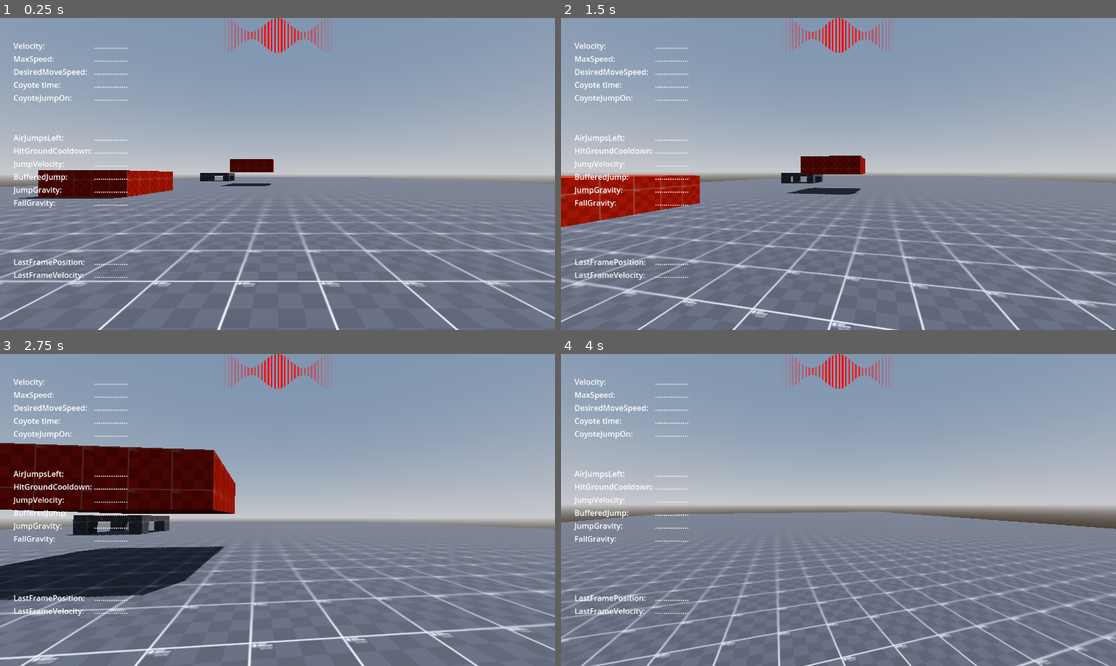
Above: before the commit, frames 1-4 (two rows, left to right).
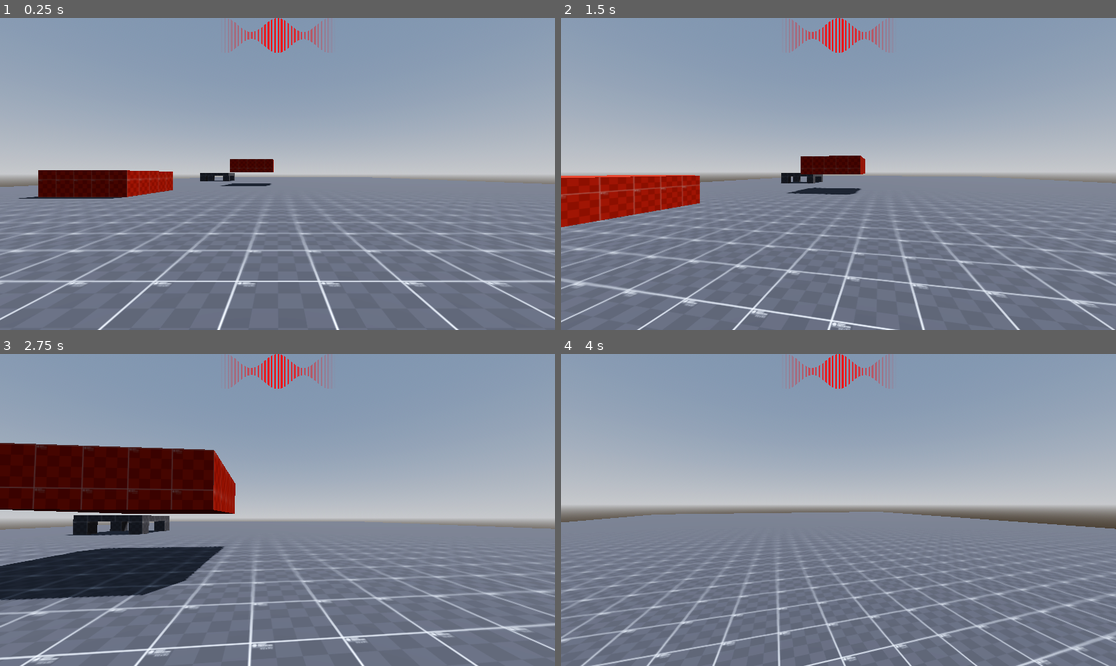
Above: after the commit, the same moments.

Repository: WasteIy/GameOff2025
Game: Godot game, scene res://Scenes/Levels/test_level.tscn
Same seed, same stepped clock (60 frames per second), same inputs: the game is played once before the commit and once after it.
Inputs (mouse positions are in pixels of both pictures, inside the frame that each line leads up to):
- Up to frame 1 (0.25 s): no input
- Up to frame 2 (1.5 s): tap Enter at 0.5 s; move the mouse to (866, 174) at 0.52 s; hold W (move_forward) from 0.53 s (still down); tap Space (jump) at 0.6, 0.77, 1.07 s; click (866, 174) at 0.67 s; move the mouse to (810, 174) at 1.27 s; tap Ctrl (crouch) at 1.35 s
- Up to frame 3 (2.75 s): keep holding W (move_forward); tap Space (jump) at 1.52, 1.55, 1.82, 2.3 s; move the mouse to (288, 503) at 2.02 s; hold Shift (run) from 2.03 s (still down)
- Up to frame 4 (4 s): keep holding W (move_forward); move the mouse to (832, 516) at 2.77 s; release Shift (run) at 2.78 s; tap Space (jump) at 2.85, 3.02, 3.32, 3.77, 3.8 s; click (832, 516) at 2.92 s; move the mouse to (877, 513) at 3.52 s; hold Ctrl (crouch) from 3.53 s (still down)

The runs differ from the first frame. In frame 1, 1.4% of the frame differs, in the area x 2-24%, y 8-84%; in frame 2, 1.4%; in frame 3, 1.5%; in frame 4, 1.4%.

Commit message:
Merge fixes

Diff:
--- a/Scenes/Player/player.gd
+++ b/Scenes/Player/player.gd
@@ -9,13 +9,13 @@
 @export var bunny_hop_desired_move_speed_increase : float = 3.0
 @export var desired_move_speed_curve : Curve
 @export var in_air_move_speed_curve : Curve
-@export var move_speed : float = 9.0
+var move_speed : float
 var move_acceleration : float
 var move_deceleration : float
-@export var desired_move_speed : float = 0.0
+var desired_move_speed : float = 0.0
 var was_on_floor : bool
-@export var last_frame_position : Vector3
-@export var last_frame_velocity : Vector3
+var last_frame_position : Vector3
+var last_frame_velocity : Vector3
 
 @export_group("Walk variables")
 @export var walk_speed : float = 9.0
@@ -47,9 +47,9 @@
 @onready var jump_velocity : float = (2.0 * jump_height) / jump_time_to_peak
 var number_air_jump_reference: int
 var buffered_jump_on : bool
-@export var buffered_jump : bool
+var buffered_jump : bool
 var coyote_jump_cooldown_reference : float
-@export var coyote_jump_on : bool
+var coyote_jump_on : bool
 var hit_ground_cooldown_reference : float
 
 @onready var jump_gravity : float = (-2.0 * jump_height) / (jump_time_to_peak * jump_time_to_peak)
@@ -78,8 +78,6 @@
 	number_air_jump_reference = number_air_jump
 	coyote_jump_cooldown_reference = coyote_jump_cooldown
 
-	display_debug()
-
 func _physics_process(_delta: float) -> void:
 	update_properties()
 	move_and_slide()
@@ -94,6 +92,3 @@
 	last_frame_position = position
 	last_frame_velocity = velocity
 	was_on_floor = !is_on_floor()
-
-func display_debug():
-	debug.visible = true
--- a/Scenes/Player/player.tscn
+++ b/Scenes/Player/player.tscn
@@ -77,4 +77,5 @@
 [node name="UI" parent="." instance=ExtResource("3_xpcdj")]
 
 [node name="Debug" parent="." node_paths=PackedStringArray("player") instance=ExtResource("13_06tpx")]
+visible = false
 player = NodePath("..")
--- a/Scenes/UI/debug.gd
+++ b/Scenes/UI/debug.gd
@@ -3,17 +3,16 @@
 @export var player : CharacterBody3D
 
 @onready var velocity_label: Label = %VelocityLabel
-@onready var coyote_cooldown_label: Label = %CoyoteCooldownLabel
 @onready var max_speed_label: Label = %MaxSpeedLabel
 @onready var desired_move_speed_label: Label = %DesiredMoveSpeedLabel
-@onready var coyote_jump_on_label: Label = %CoyoteJumpOnLabel
 
 @onready var air_jumps_left_label: Label = %AirJumpsLeftLabel
 @onready var hit_ground_cooldown_label: Label = %HitGroundCooldownLabel
 @onready var jump_velocity_label: Label = %JumpVelocityLabel
-@onready var buffered_jump_label: Label = %BufferedJumpLabel
+@onready var buffered_jump_on_label: Label = %BufferedJumpOnLabel
 @onready var jump_gravity_label: Label = %JumpGravityLabel
 @onready var fall_gravity_label: Label = %FallGravityLabel
+@onready var coyote_cooldown_label: Label = %CoyoteCooldownLabel
 
 @onready var last_frame_position_label: Label = %LastFramePositionLabel
 @onready var last_frame_velocity_label: Label = %LastFrameVelocityLabel
@@ -34,17 +33,16 @@
 
 func display():
 	velocity_label.set_text("%.2f" % player.velocity.length())
-	coyote_cooldown_label.set_text("%.2f" % player.coyote_jump_cooldown)
 	max_speed_label.set_text("%.2f" % player.max_speed)
 	desired_move_speed_label.set_text("%.2f" % player.desired_move_speed)
-	coyote_jump_on_label.set_text(str(player.coyote_jump_on))
 
 	air_jumps_left_label.set_text(str(player.number_air_jump)) #?
 	hit_ground_cooldown_label.set_text("%.2f" % player.hit_ground_cooldown)
 	jump_velocity_label.set_text("%.2f" % player.jump_velocity)
-	buffered_jump_label.set_text(str(player.buffered_jump))
+	buffered_jump_on_label.set_text(str(player.buffered_jump_on))
 	jump_gravity_label.set_text("%.2f" % player.jump_gravity)
 	fall_gravity_label.set_text("%.2f" % player.fall_gravity)
+	coyote_cooldown_label.set_text("%.2f" % player.coyote_jump_cooldown)
 
 	last_frame_position_label.set_text("X:%.2f Y:%.2f Z:%.2f" % [player.last_frame_position.x, player.last_frame_position.y, player.last_frame_position.z])
 	last_frame_velocity_label.set_text("%.2f" % player.last_frame_velocity.length())
--- a/Scenes/UI/debug.tscn
+++ b/Scenes/UI/debug.tscn
@@ -6,7 +6,7 @@
 script = ExtResource("1_5sp44")
 
 [node name="Player Info" type="HBoxContainer" parent="."]
-anchors_preset = -1
+anchors_preset = 15
 anchor_right = 1.0
 anchor_bottom = 1.0
 offset_left = 28.0
@@ -38,14 +38,6 @@
 layout_mode = 2
 text = "DesiredMoveSpeed:"
 
-[node name="CoyoteCooldown" type="Label" parent="Player Info/NameContainers/VBoxContainer"]
-layout_mode = 2
-text = "Coyote time: "
-
-[node name="CoyoteJumpOn" type="Label" parent="Player Info/NameContainers/VBoxContainer"]
-layout_mode = 2
-text = "CoyoteJumpOn:"
-
 [node name="JumpContainer" type="VBoxContainer" parent="Player Info/NameContainers"]
 layout_mode = 2
 size_flags_horizontal = 3
@@ -63,9 +55,9 @@
 layout_mode = 2
 text = "JumpVelocity:"
 
-[node name="BufferedJump" type="Label" parent="Player Info/NameContainers/JumpContainer"]
+[node name="BufferedJumpOn" type="Label" parent="Player Info/NameContainers/JumpContainer"]
 layout_mode = 2
-text = "BufferedJump:"
+text = "BufferedJumpOn:"
 
 [node name="JumpGravity" type="Label" parent="Player Info/NameContainers/JumpContainer"]
 layout_mode = 2
@@ -74,6 +66,10 @@
 [node name="FallGravity" type="Label" parent="Player Info/NameContainers/JumpContainer"]
 layout_mode = 2
 text = "FallGravity:"
+
+[node name="CoyoteCooldown" type="Label" parent="Player Info/NameContainers/JumpContainer"]
+layout_mode = 2
+text = "CoyoteCooldown: "
 
 [node name="FrameContainer" type="VBoxContainer" parent="Player Info/NameContainers"]
 layout_mode = 2
@@ -99,27 +95,14 @@
 [node name="VelocityLabel" type="Label" parent="Player Info/LabelContainers/VBoxContainer2"]
 unique_name_in_owner = true
 layout_mode = 2
-text = "................"
 
 [node name="MaxSpeedLabel" type="Label" parent="Player Info/LabelContainers/VBoxContainer2"]
 unique_name_in_owner = true
 layout_mode = 2
-text = "................"
 
 [node name="DesiredMoveSpeedLabel" type="Label" parent="Player Info/LabelContainers/VBoxContainer2"]
 unique_name_in_owner = true
 layout_mode = 2
-text = "................"
-
-[node name="CoyoteCooldownLabel" type="Label" parent="Player Info/LabelContainers/VBoxContainer2"]
-unique_name_in_owner = true
-layout_mode = 2
-text = "................"
-
-[node name="CoyoteJumpOnLabel" type="Label" parent="Player Info/LabelContainers/VBoxContainer2"]
-unique_name_in_owner = true
-layout_mode = 2
-text = "................"
 
 [node name="JumpContainerLabel" type="VBoxContainer" parent="Player Info/LabelContainers"]
 layout_mode = 2
@@ -129,32 +112,30 @@
 [node name="AirJumpsLeftLabel" type="Label" parent="Player Info/LabelContainers/JumpContainerLabel"]
 unique_name_in_owner = true
 layout_mode = 2
-text = "................"
 
 [node name="HitGroundCooldownLabel" type="Label" parent="Player Info/LabelContainers/JumpContainerLabel"]
 unique_name_in_owner = true
 layout_mode = 2
-text = "................"
 
 [node name="JumpVelocityLabel" type="Label" parent="Player Info/LabelContainers/JumpContainerLabel"]
 unique_name_in_owner = true
 layout_mode = 2
-text = "................"
 
-[node name="BufferedJumpLabel" type="Label" parent="Player Info/LabelContainers/JumpContainerLabel"]
+[node name="BufferedJumpOnLabel" type="Label" parent="Player Info/LabelContainers/JumpContainerLabel"]
 unique_name_in_owner = true
 layout_mode = 2
-text = "................"
 
 [node name="JumpGravityLabel" type="Label" parent="Player Info/LabelContainers/JumpContainerLabel"]
 unique_name_in_owner = true
 layout_mode = 2
-text = "................"
 
 [node name="FallGravityLabel" type="Label" parent="Player Info/LabelContainers/JumpContainerLabel"]
 unique_name_in_owner = true
 layout_mode = 2
-text = "................"
+
+[node name="CoyoteCooldownLabel" type="Label" parent="Player Info/LabelContainers/JumpContainerLabel"]
+unique_name_in_owner = true
+layout_mode = 2
 
 [node name="FrameContainerLabel" type="VBoxContainer" parent="Player Info/LabelContainers"]
 layout_mode = 2
@@ -164,9 +145,7 @@
 [node name="LastFramePositionLabel" type="Label" parent="Player Info/LabelContainers/FrameContainerLabel"]
 unique_name_in_owner = true
 layout_mode = 2
-text = "................"
 
 [node name="LastFrameVelocityLabel" type="Label" parent="Player Info/LabelContainers/FrameContainerLabel"]
 unique_name_in_owner = true
 layout_mode = 2
-text = "................"
